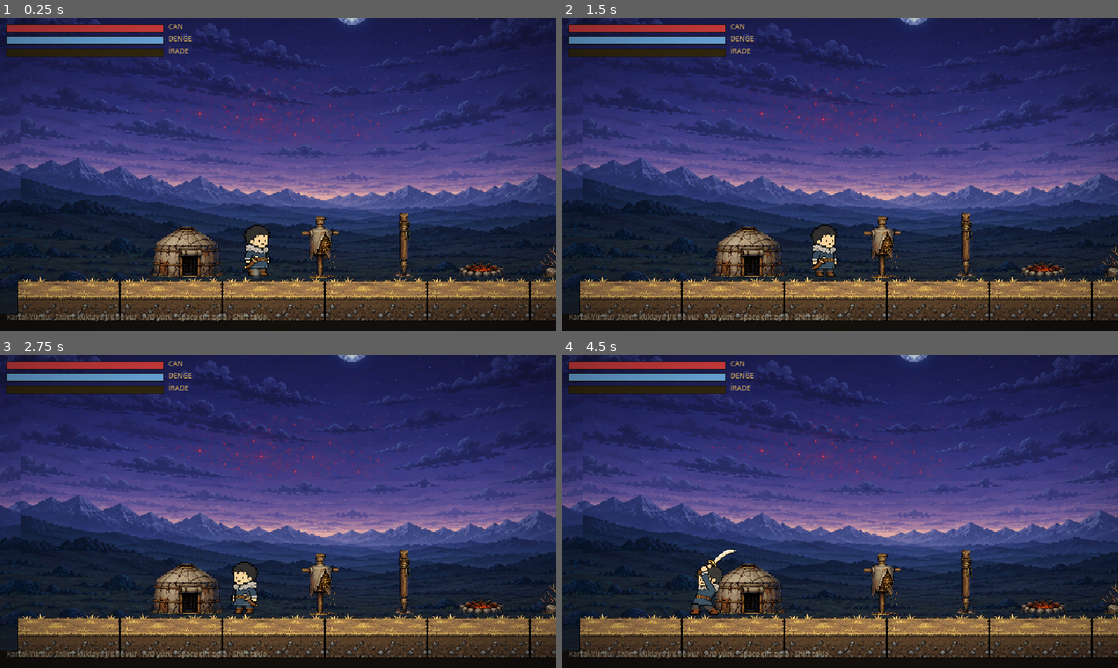
Above: before the commit, frames 1-4 (two rows, left to right).
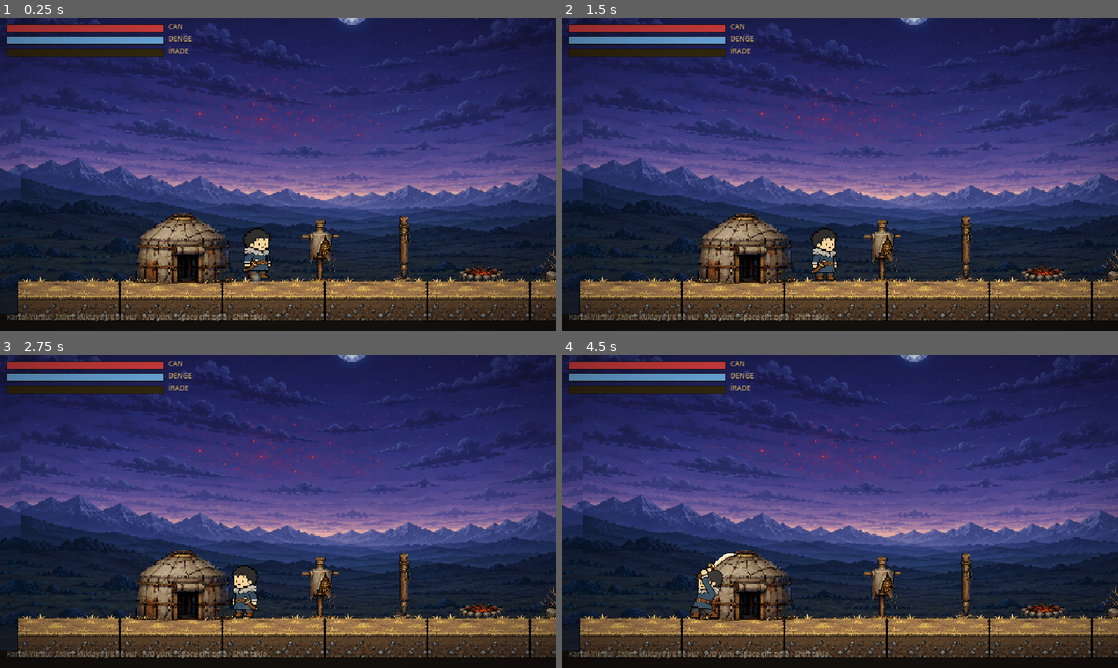
Above: after the commit, the same moments.

Repository: AhmetSoz/verridia
Game: Godot game, scene res://scenes/levels/kartal_yurdu.tscn
The game is run twice, just before and just after one commit, with the same random seed, the same clock (stepped at 60 frames per second) and the same inputs.
Inputs:
- Up to frame 1 (0.25 s): no input
- Up to frame 2 (1.5 s): tap S (egil) at 0.6 s; tap Enter at 1.25 s; tap D (hareket_sag) at 1.35 s
- Up to frame 3 (2.75 s): tap Space (zipla) at 2 s; tap A (hareket_sol) at 2.1 s
- Up to frame 4 (4.5 s): tap Shift (kacin) at 2.85 s; tap L (parry) at 3.6 s; tap Enter at 4.25 s; tap K (saldiri_agir) at 4.35 s

The runs differ from the first frame. In frame 1, 4.3% of the frame differs, in the area x 23-100%, y 62-85%; in frame 2, 4.3%; in frame 3, 4.3%; in frame 4, 3.8%.

Commit message:
fix(oyun): Kartal-Yurdu zemine basma + boyut duzeltmeleri
- FLOATING coz: carpisma tepesi cim YUZEYINE hizalandi (tutam-tepesine degil),
  platform carpismalari kalinlastirildi -> Togan artik platformda/zeminde tam oturuyor
  (dogrulama: zemin y=334 on_floor=true, platform y=256 on_floor=true)
- cadir 1.4x buyutuldu (boyut cesitliligi), proplar cim yuzeyine hizalandi
- ledge-grab duz talim alaninda kapali (dik kayalik biyomlarinda acilacak)

Co-Authored-By: Claude Opus 4.8 <noreply@anthropic.com>

Diff:
--- a/game/scenes/levels/kartal_yurdu.tscn
+++ b/game/scenes/levels/kartal_yurdu.tscn
@@ -22,10 +22,16 @@
 shader_parameter/dis = 0.95
 
 [sub_resource type="RectangleShape2D" id="zemin_col"]
-size = Vector2(1720, 40)
+size = Vector2(1720, 60)
 
-[sub_resource type="RectangleShape2D" id="plat"]
-size = Vector2(90, 16)
+[sub_resource type="RectangleShape2D" id="plat_b"]
+size = Vector2(90, 44)
+
+[sub_resource type="RectangleShape2D" id="plat_o"]
+size = Vector2(56, 34)
+
+[sub_resource type="RectangleShape2D" id="plat_k"]
+size = Vector2(22, 24)
 
 [node name="KartalYurdu" type="Node2D"]
 script = ExtResource("1")
@@ -72,36 +78,37 @@
 position = Vector2(-100, 330)
 
 [node name="ZeminC" type="CollisionShape2D" parent="Zemin"]
-position = Vector2(760, 350)
+position = Vector2(760, 364)
 shape = SubResource("zemin_col")
 
 [node name="Cadir" type="Sprite2D" parent="."]
 centered = false
-position = Vector2(50, 260)
+position = Vector2(28, 240)
+scale = Vector2(1.4, 1.4)
 texture = ExtResource("20")
 
 [node name="Kazik" type="Sprite2D" parent="."]
 centered = false
-position = Vector2(330, 256)
+position = Vector2(330, 260)
 texture = ExtResource("21")
 
 [node name="Ates" type="Sprite2D" parent="."]
 centered = false
-position = Vector2(408, 312)
+position = Vector2(408, 316)
 texture = ExtResource("22")
 
 [node name="Calilar1" type="Sprite2D" parent="."]
 centered = false
-position = Vector2(500, 293)
+position = Vector2(500, 297)
 texture = ExtResource("23")
 
 [node name="Calilar2" type="Sprite2D" parent="."]
 centered = false
-position = Vector2(1000, 293)
+position = Vector2(1000, 297)
 texture = ExtResource("23")
 
 [node name="Kukla" parent="." instance=ExtResource("6")]
-position = Vector2(250, 330)
+position = Vector2(250, 334)
 
 [node name="Platform1" type="StaticBody2D" parent="."]
 
@@ -111,8 +118,8 @@
 texture = ExtResource("11")
 
 [node name="C1" type="CollisionShape2D" parent="Platform1"]
-position = Vector2(770, 258)
-shape = SubResource("plat")
+position = Vector2(770, 278)
+shape = SubResource("plat_b")
 
 [node name="Platform2" type="StaticBody2D" parent="."]
 
@@ -122,8 +129,8 @@
 texture = ExtResource("12")
 
 [node name="C2" type="CollisionShape2D" parent="Platform2"]
-position = Vector2(930, 212)
-shape = SubResource("plat")
+position = Vector2(930, 228)
+shape = SubResource("plat_o")
 
 [node name="Platform3" type="StaticBody2D" parent="."]
 
@@ -133,8 +140,8 @@
 texture = ExtResource("13")
 
 [node name="C3" type="CollisionShape2D" parent="Platform3"]
-position = Vector2(1082, 166)
-shape = SubResource("plat")
+position = Vector2(1082, 177)
+shape = SubResource("plat_k")
 
 [node name="Platform4" type="StaticBody2D" parent="."]
 
@@ -144,8 +151,8 @@
 texture = ExtResource("11")
 
 [node name="C4" type="CollisionShape2D" parent="Platform4"]
-position = Vector2(1280, 248)
-shape = SubResource("plat")
+position = Vector2(1280, 268)
+shape = SubResource("plat_b")
 
 [node name="Togan" parent="." instance=ExtResource("2")]
 position = Vector2(175, 320)
